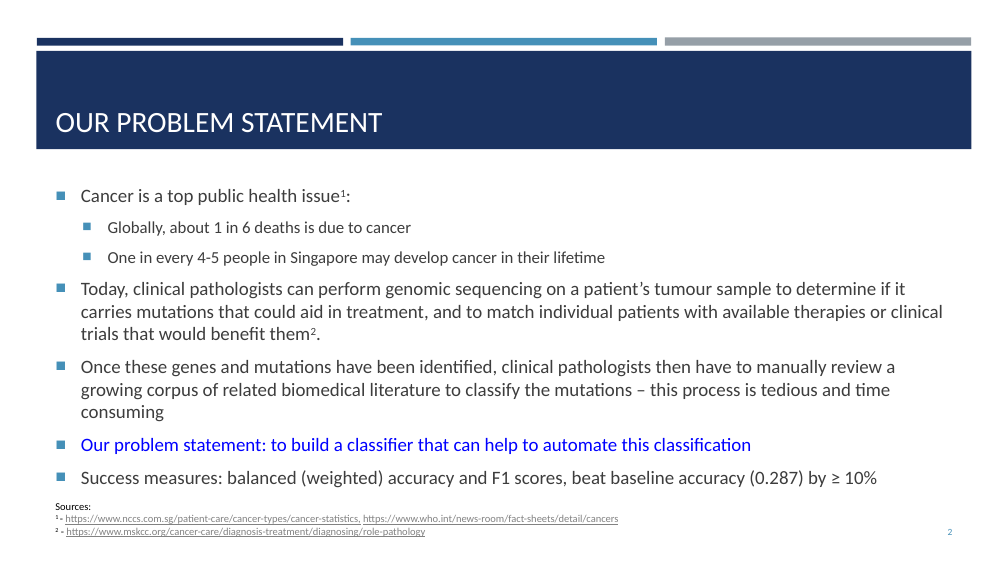
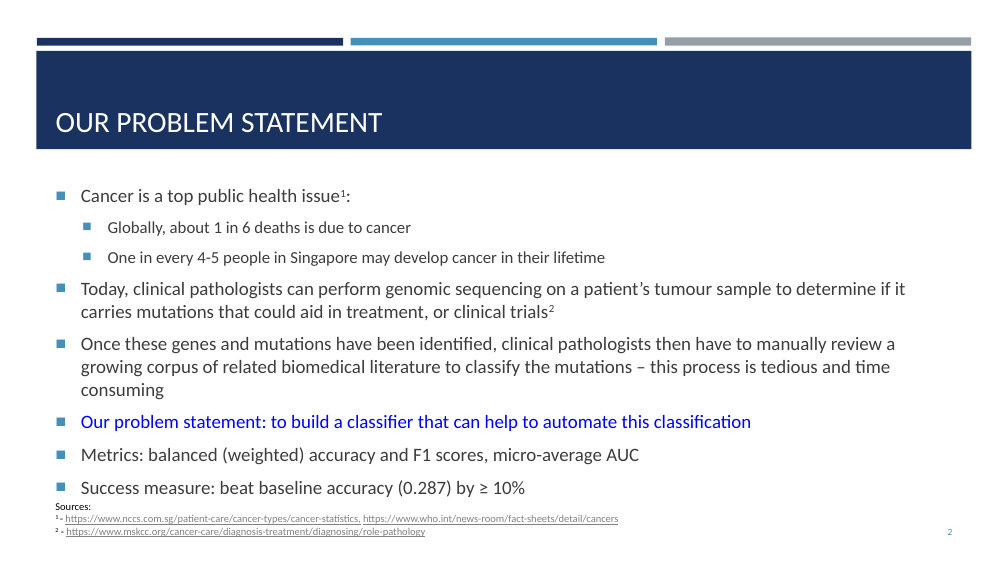
Before and after one commit to yuchye/Capstone, a slide deck: slide 2 of Capstone_Presentation.pptx. Drawn at 1008x567 pixels with LibreOffice and Linux fonts; fonts in the diff are those of the drawing. Boxes give left, top, right and bottom in pixels: in the first picture for what was removed or moved away, otherwise in the second. Text is boxed around its words. In the diff, an @@ line names an element or a change of style, - is before the commit and + after.

```diff
--- a/Capstone_Presentation.pptx
+++ b/Capstone_Presentation.pptx
@@ text at box(81, 282, 906, 320): text changed @@
-■ Today, clinical pathologists can perform genomic sequencing on a patient’s tumour sample to determine if it carries mutations that could aid in treatment, and to match individual patients with available therapies or clinical trials that would benefit them2.
+■ Today, clinical pathologists can perform genomic sequencing on a patient’s tumour sample to determine if it carries mutations that could aid in treatment, or clinical trials2
@@ text at box(81, 447, 639, 497): text changed @@
-■ Success measures: balanced (weighted) accuracy and F1 scores, beat baseline accuracy (0.287) by ≥ 10%
+■ Metrics: balanced (weighted) accuracy and F1 scores, micro-average AUC
+■ Success measure: beat baseline accuracy (0.287) by ≥ 10%
```
Also in this commit, not shown: 2 other slides changed, 10 other files.
